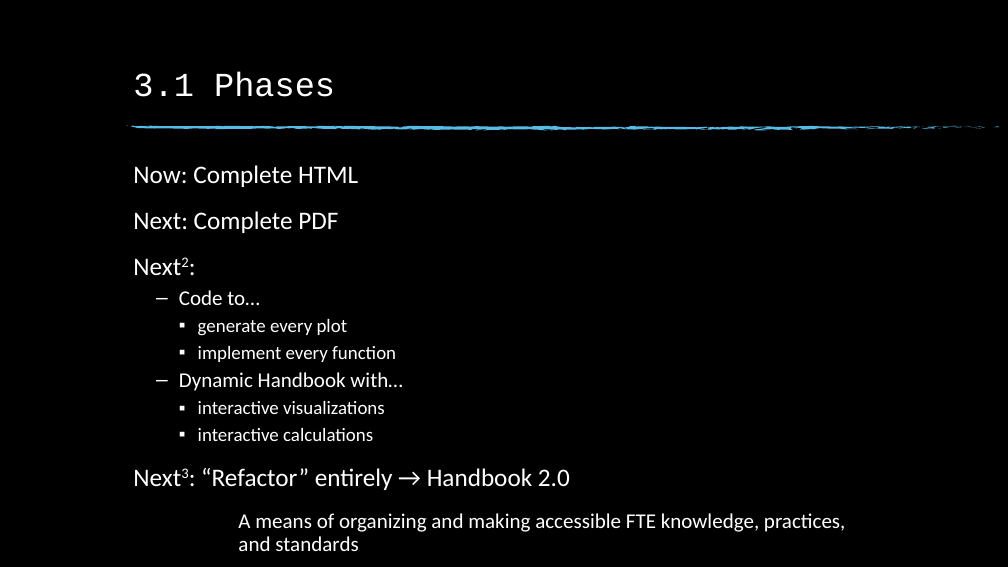
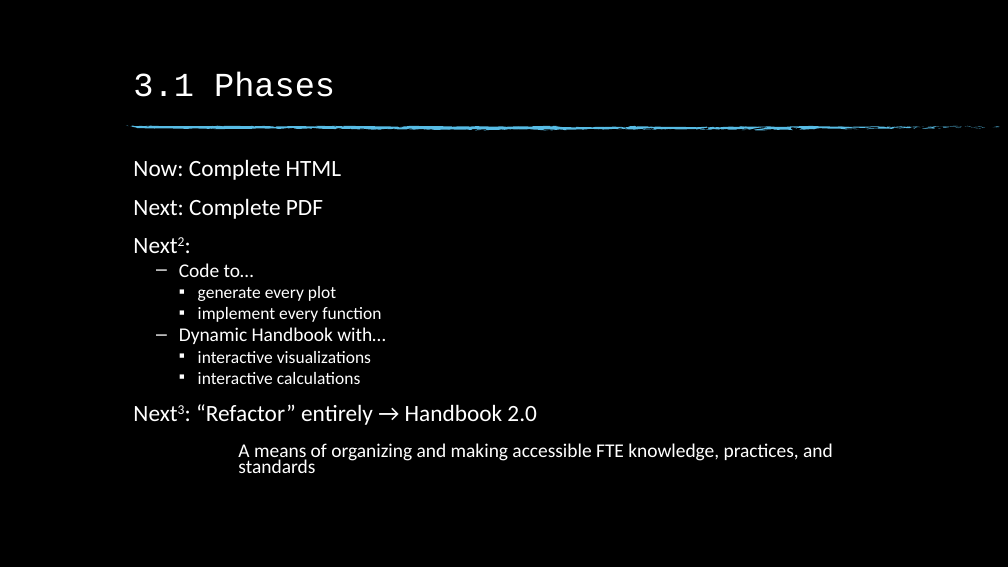
Before and after one commit to Society-of-Flight-Test-Engineers/handbook-2013, a slide deck: slide 15 of tutorials/2020-10-22-Symposium/porting-the-handbook.pptx (slide 14 before the commit). Drawn at 1008x567 pixels with LibreOffice and Linux fonts; fonts in the diff are those of the drawing; background and template pictures are left out. Boxes give left, top, right and bottom in pixels: in the first picture for what was removed or moved away, otherwise in the second. Text is boxed around its words. In the diff, an @@ line names an element or a change of style, - is before the commit and + after.

```diff
--- a/tutorials/2020-10-22-Symposium/porting-the-handbook.pptx
+++ b/tutorials/2020-10-22-Symposium/porting-the-handbook.pptx
@@ text "Now: Complete HTML" at box(133, 159, 833, 473): size 24 to 22.2 pt in "Now: Complete HTML", "Next: Complete PDF", "Next2:", "Next3: “Refactor” entirely → Handbook 2.0"; size 20 to 18.5 pt in "Code to…", "Dynamic Handbook with…", "A means of organizing and making accessible ..."; size 18 to 16.6 pt in "generate every plot", "implement every function", "interactive visualizations", "interactive calculations"; line spacing 0.9 to 0.7 @@
```
Also in this commit, not shown: 8 other slides changed, 1 slide added, 5 other files.
